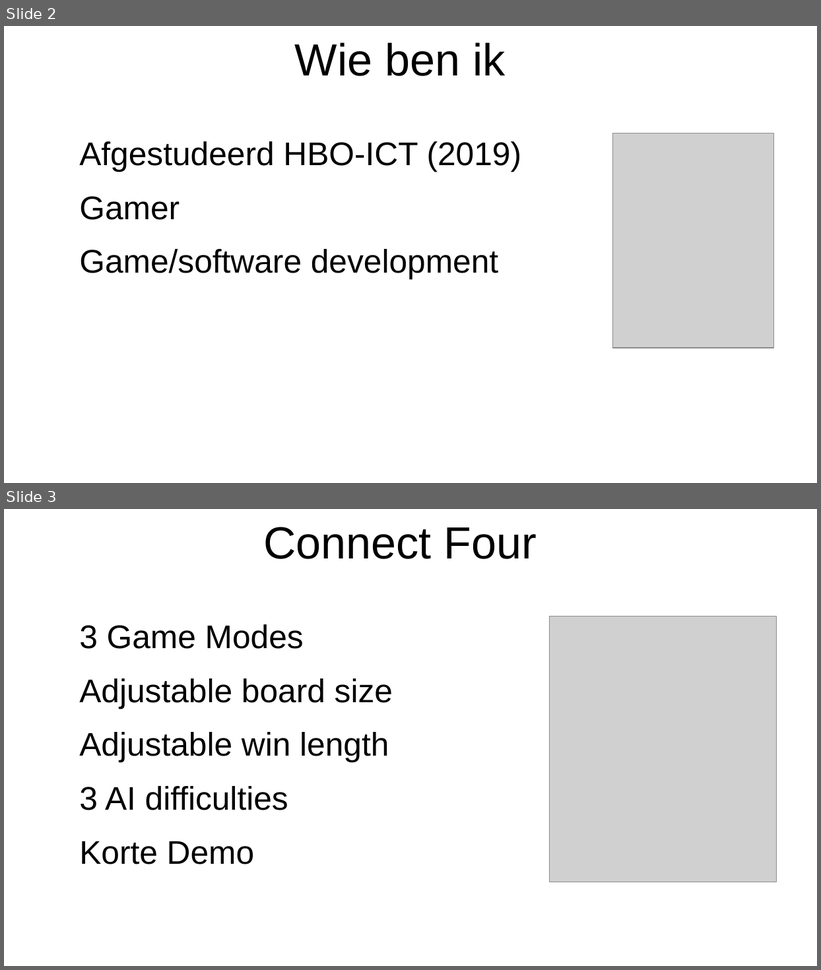
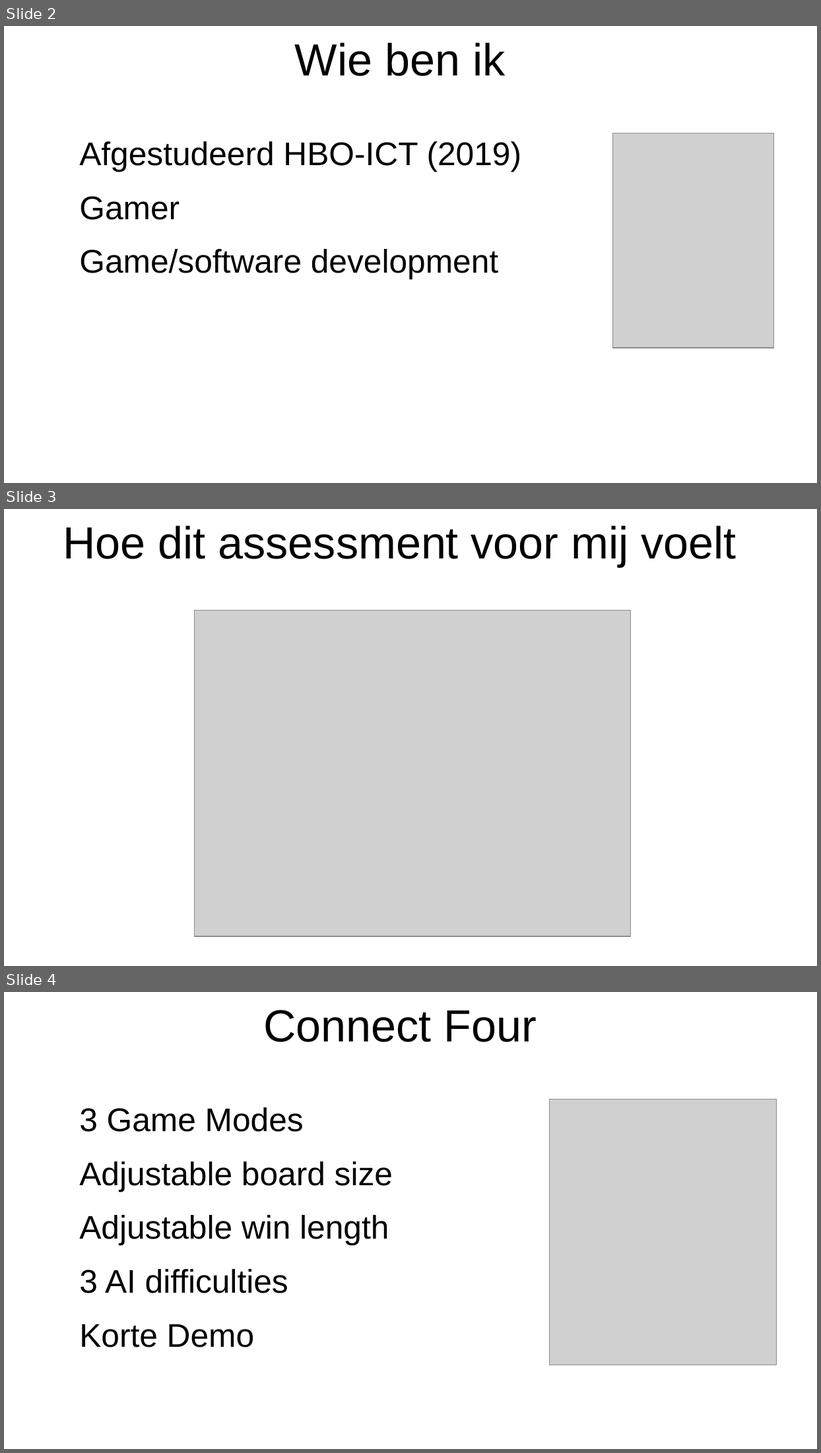
Before and after one commit to daanstout/Hobby-Repo, a slide deck: ConnectFour/Presentatie Assesment.pptx. Shown one above the other, each under a label of ours: slides 2 and 3 before the commit, slides 2, 3 and 4 after it. The pictures are 821x970 and 821x1453 pixels, drawn with LibreOffice and Linux fonts; fonts in the diff are those of the drawing; grey boxes stand for pictures; background and template pictures are left out. Boxes give left, top, right and bottom in pixels: in the first picture for what was removed or moved away, otherwise in the second. Text is boxed around its words. In the diff, an @@ line names an element or a change of style, - is before the commit and + after.

```diff
--- a/ConnectFour/Presentatie Assesment.pptx
+++ b/ConnectFour/Presentatie Assesment.pptx
@@ slide 3 added at (4, 509, 817, 966), background picture (left out) @@
@@ text added at (63, 525, 737, 567), 44 pt, text #000000 @@
+Hoe dit assessment voor mij voelt
@@ picture added at (194, 611, 631, 937) @@
@@ what was slide 3 is now slide 4 @@
```
Also in this commit, not shown: 13 other files.
